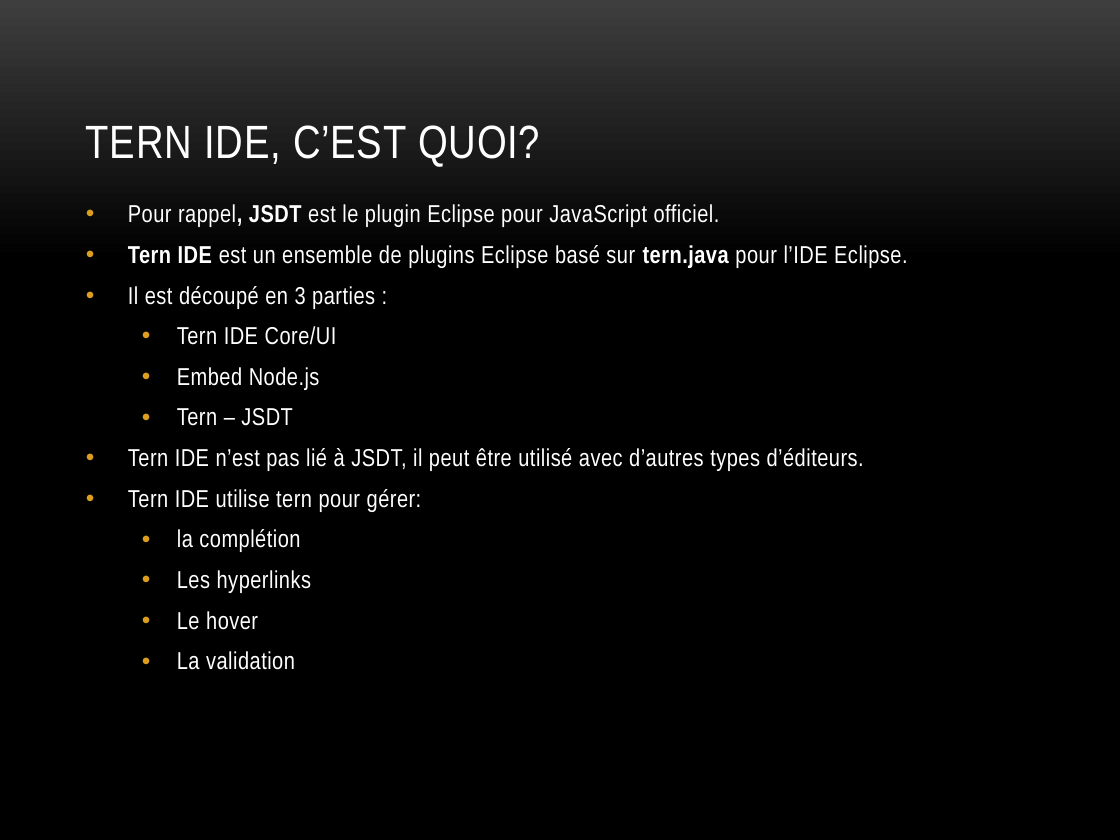
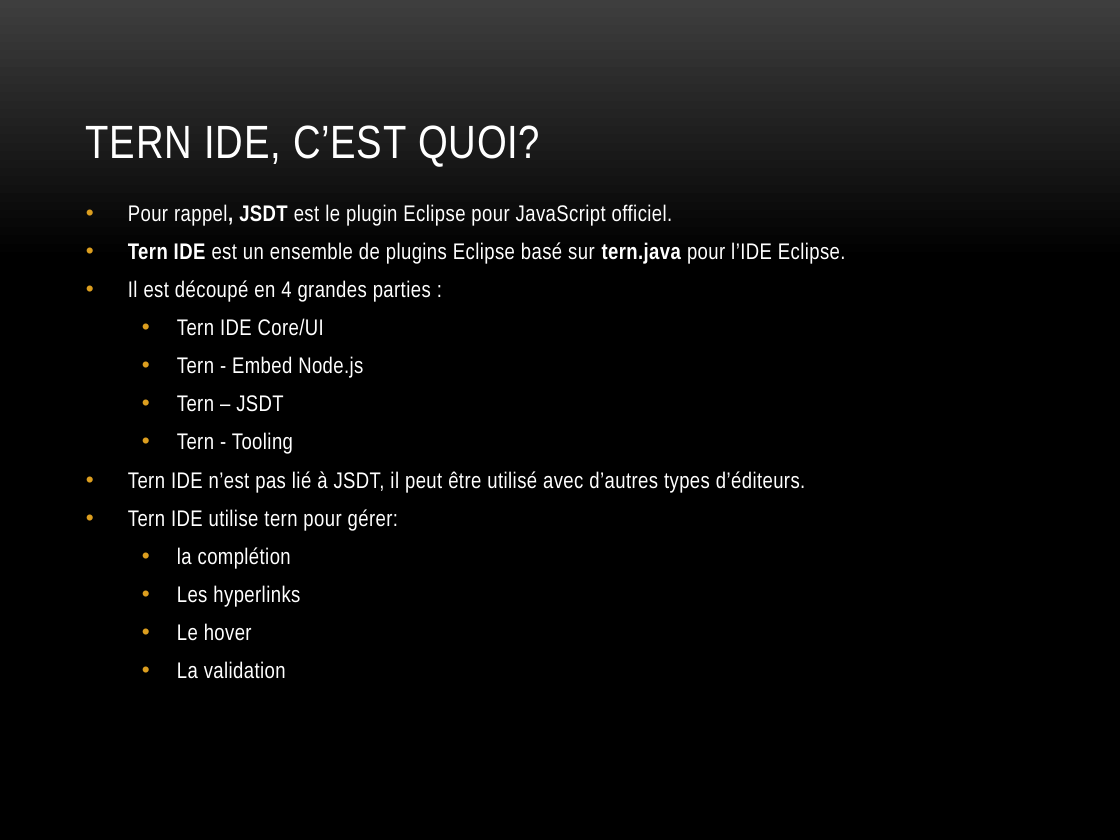
Before and after one commit to angelozerr/tern.java, a slide deck: slide 12 of docs/tern.java_fr.pptx. Drawn at 1120x840 pixels with LibreOffice and Linux fonts; fonts in the diff are those of the drawing; background and template pictures are left out. Boxes give left, top, right and bottom in pixels: in the first picture for what was removed or moved away, otherwise in the second. Text is boxed around its words. In the diff, an @@ line names an element or a change of style, - is before the commit and + after.

```diff
--- a/docs/tern.java_fr.pptx
+++ b/docs/tern.java_fr.pptx
@@ text at (128, 204, 846, 679): size 15.7 to 14.4 pt in "Pour rappel, JSDT est le plugin Eclipse ...", "Tern IDE est un ensemble de plugins ...", "Tern IDE Core/UI", "Tern – JSDT" and 6 more places @@
@@ text at (128, 280, 431, 302): text changed; size 15.7 to 14.4 pt @@
-• Il est découpé en 3 parties :
+• Il est découpé en 4 grandes parties :
@@ text at (177, 356, 363, 378): text changed; size 15.7 to 14.4 pt @@
-  • Embed Node.js
+  • Tern - Embed Node.js
@@ text at (177, 432, 293, 454): paragraph added @@
+  • Tern - Tooling
```
Also in this commit, not shown: 4 other slides changed, 3 slides added.
